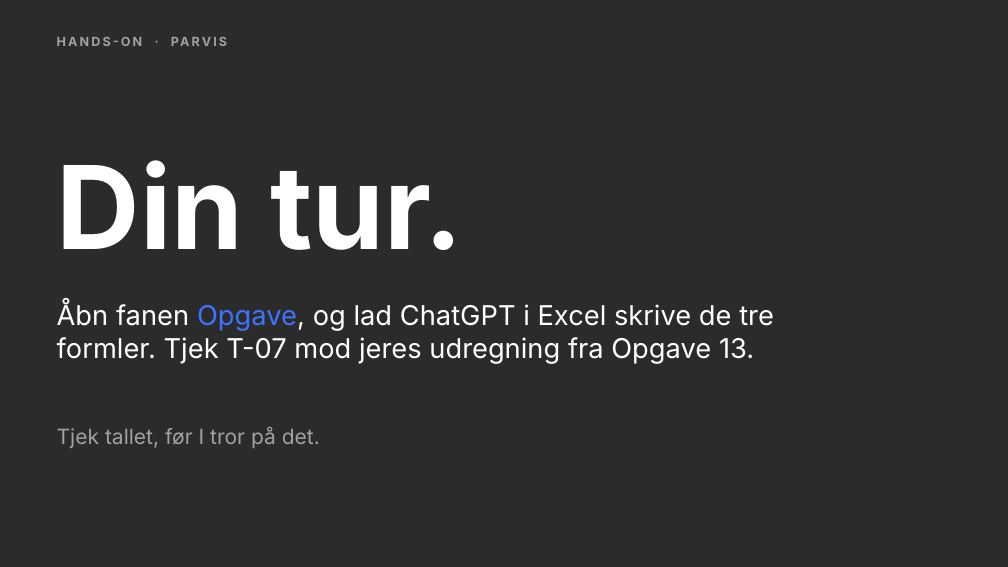
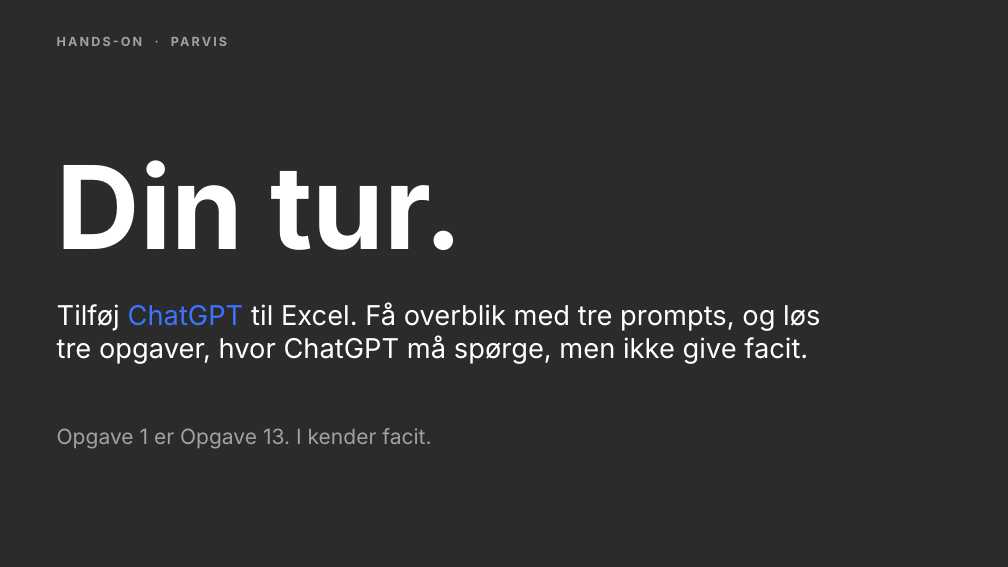
Before and after one commit to andr8769-ui/ucl-ai-undervisning, a slide deck: slide 35 of private/proces/praesentation.pptx. Drawn at 1008x567 pixels with LibreOffice and Linux fonts; fonts in the diff are those of the drawing; background and template pictures are left out; a plain dark background stands for a picture behind light text. Boxes give left, top, right and bottom in pixels: in the first picture for what was removed or moved away, otherwise in the second. Text is boxed around its words. In the diff, an @@ line names an element or a change of style, - is before the commit and + after.

```diff
--- a/private/proces/praesentation.pptx
+++ b/private/proces/praesentation.pptx
@@ text at (57,302,820,364): text changed @@
-Åbn fanen Opgave, og lad ChatGPT i Excel skrive de tre formler. Tjek T-07 mod jeres udregning fra Opgave 13.
+Tilføj ChatGPT til Excel. Få overblik med tre prompts, og løs tre opgaver, hvor ChatGPT må spørge, men ikke give facit.
@@ text at (57,428,431,449): text changed @@
-Tjek tallet, før I tror på det.
+Opgave 1 er Opgave 13. I kender facit.
```
Also in this commit, not shown: 2 slides added, 2 slides removed, 16 other files.
